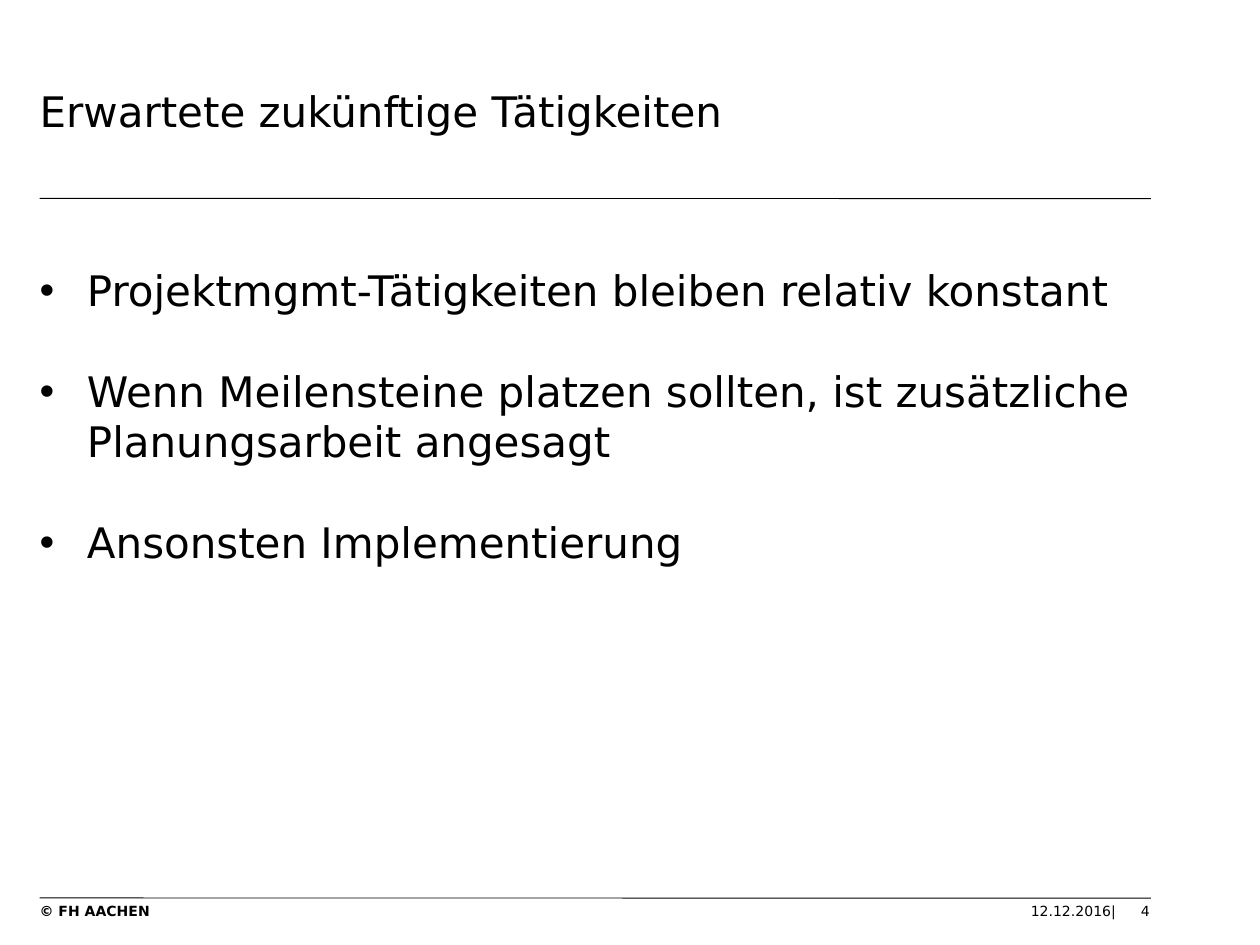
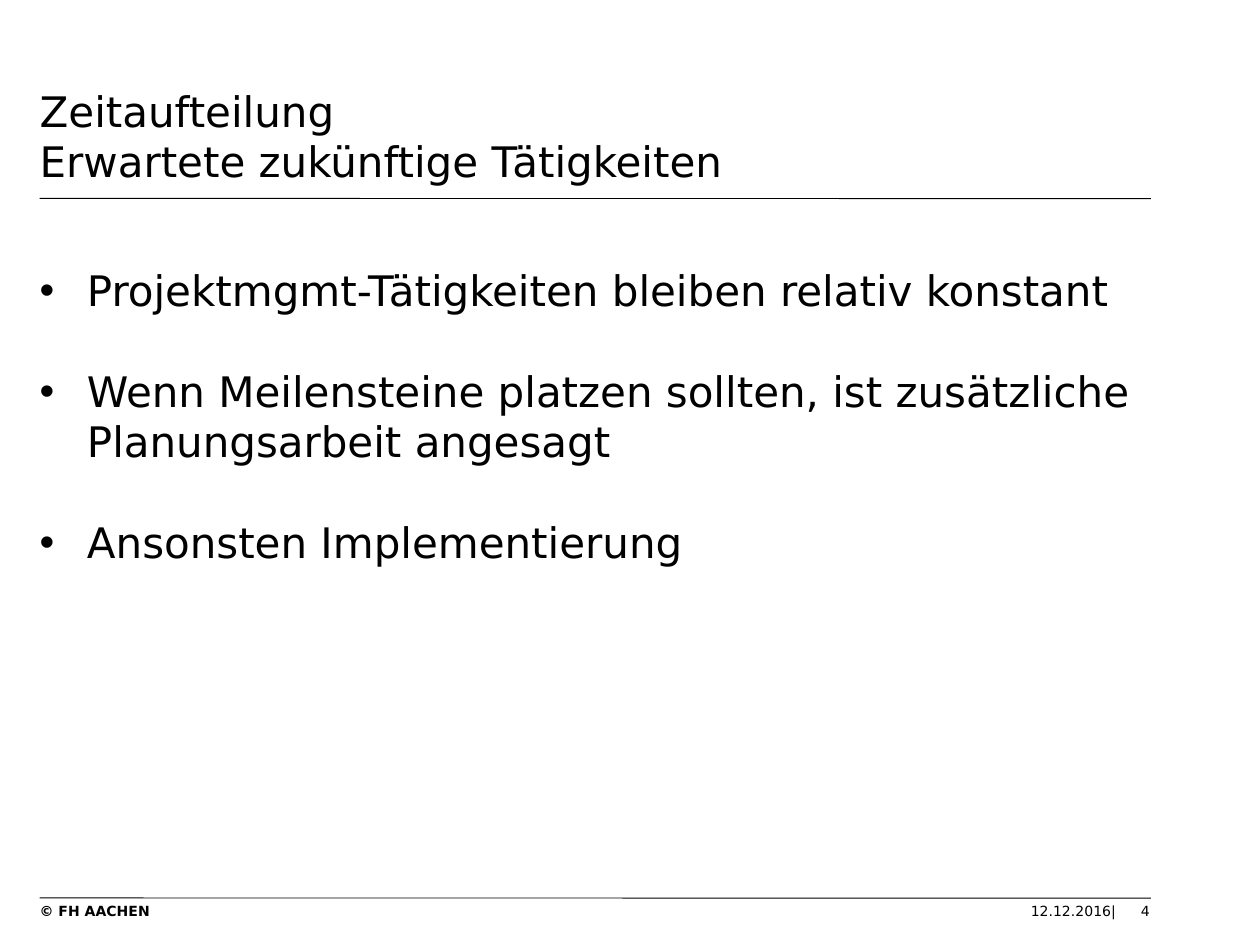
Before and after one commit to thomasgor/swe, a slide deck: slide 4 of Dokumente/Coaching/2016-12-14/2016-12-14 Rollentätigkeit Matthias Maus.pptx. Drawn at 1260x945 pixels with LibreOffice and Linux fonts; fonts in the diff are those of the drawing; background and template pictures are left out. Boxes give left, top, right and bottom in pixels: in the first picture for what was removed or moved away, otherwise in the second. Text is boxed around its words. In the diff, an @@ line names an element or a change of style, - is before the commit and + after.

```diff
--- a/Dokumente/Coaching/2016-12-14/2016-12-14 Rollentätigkeit Matthias Maus.pptx
+++ b/Dokumente/Coaching/2016-12-14/2016-12-14 Rollentätigkeit Matthias Maus.pptx
@@ title at (40, 95, 722, 186): text changed @@
-Erwartete zukünftige Tätigkeiten
+Zeitaufteilung
+Erwartete zukünftige Tätigkeiten
```
Also in this commit, not shown: 3 other slides changed, 3 other files.
